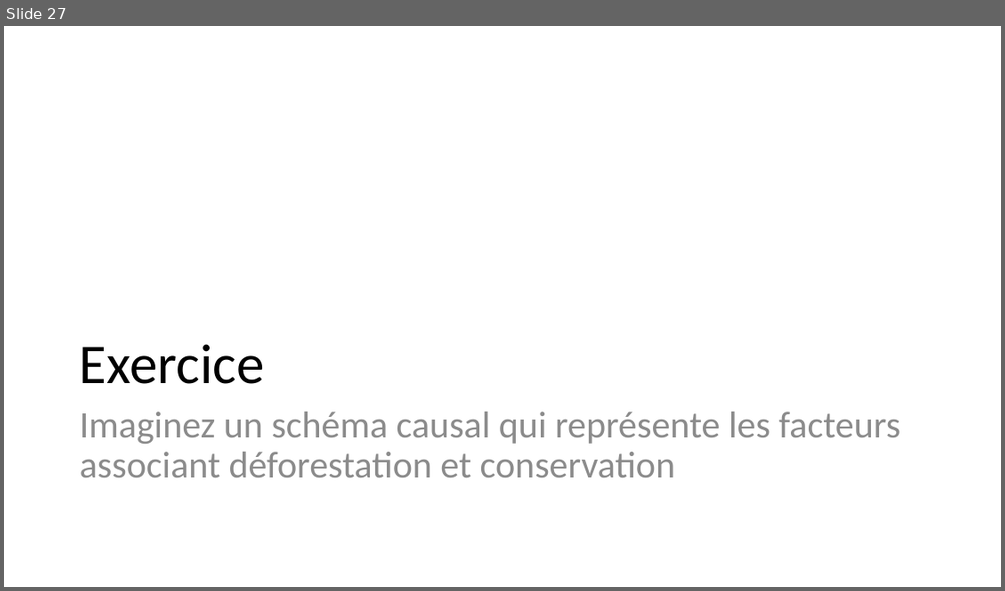
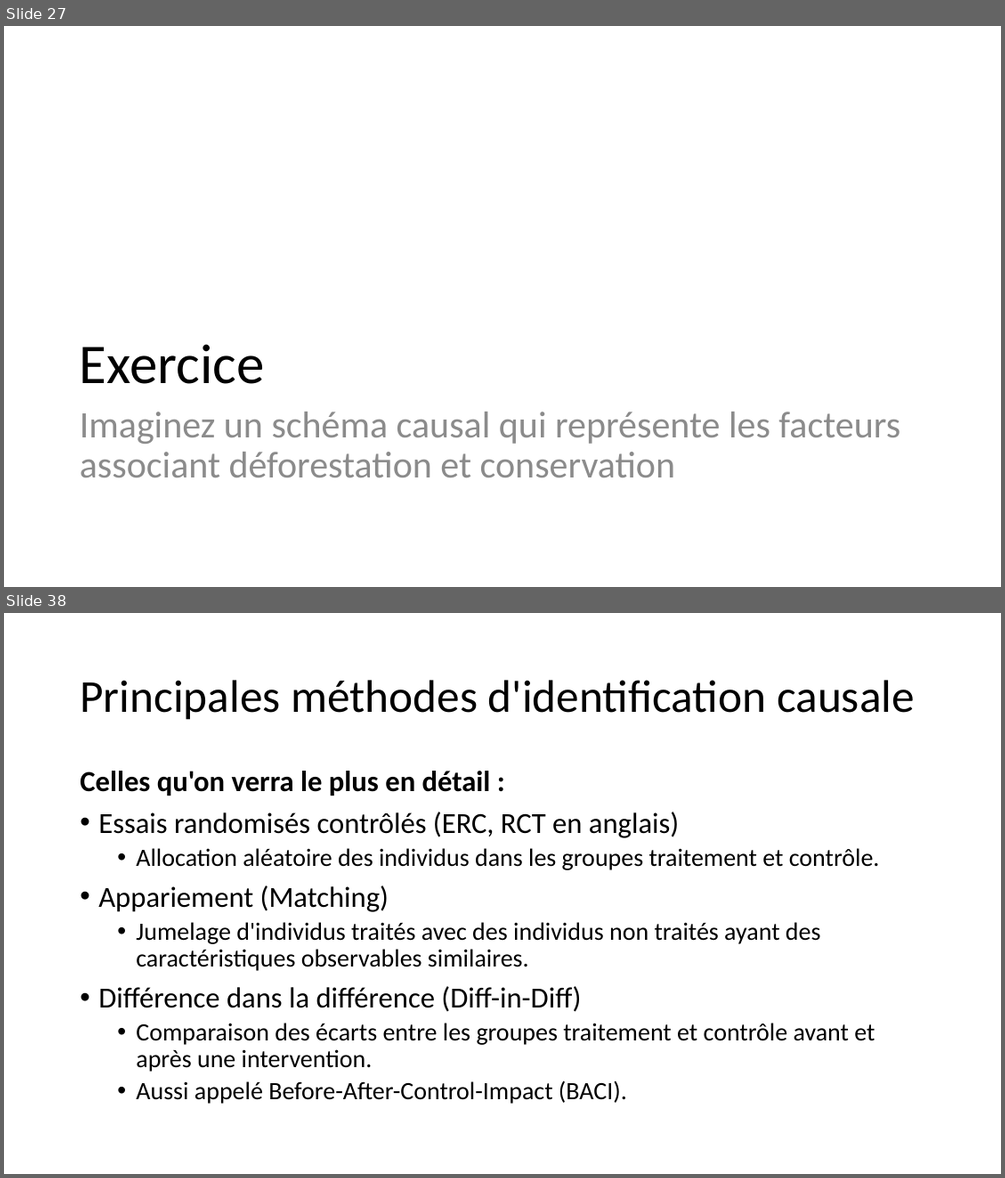
Before and after one commit to BETSAKA/statcap_impact_training, a slide deck: slides/fr/Jour 1_Introduction_Fondamentaux.pptx. Shown one above the other, each under a label of ours: slide 27 before the commit, slides 27 and 38 after it; the slides between them are not shown. The pictures are 1005x591 and 1005x1178 pixels, drawn with LibreOffice and Linux fonts; fonts in the diff are those of the drawing. Boxes give left, top, right and bottom in pixels: in the first picture for what was removed or moved away, otherwise in the second. Text is boxed around its words. In the diff, an @@ line names an element or a change of style, - is before the commit and + after.

```diff
--- a/slides/fr/Jour 1_Introduction_Fondamentaux.pptx
+++ b/slides/fr/Jour 1_Introduction_Fondamentaux.pptx
@@ slide 38 added at [4,613,1001,1174], background #FFFFFF @@
@@ title added at [80,680,914,720], 44 pt, text #000000 @@
+Principales méthodes d'identification causale
@@ text added at [80,771,880,1103], 24 pt, text #000000 @@
+Celles qu'on verra le plus en détail :
+• Essais randomisés contrôlés (ERC, RCT en anglais)
+  • Allocation aléatoire des individus dans les groupes traitement et contrôle.
+• Appariement (Matching)
+  • Jumelage d'individus traités avec des individus non traités ayant des caractéristiques observables similaires.
+• Différence dans la différence (Diff-in-Diff)
+  • Comparaison des écarts entre les groupes traitement et contrôle avant et après une intervention.
+  • Aussi appelé Before-After-Control-Impact (BACI).
```
Also in this commit, not shown: 16 other slides added, 2 other files.
